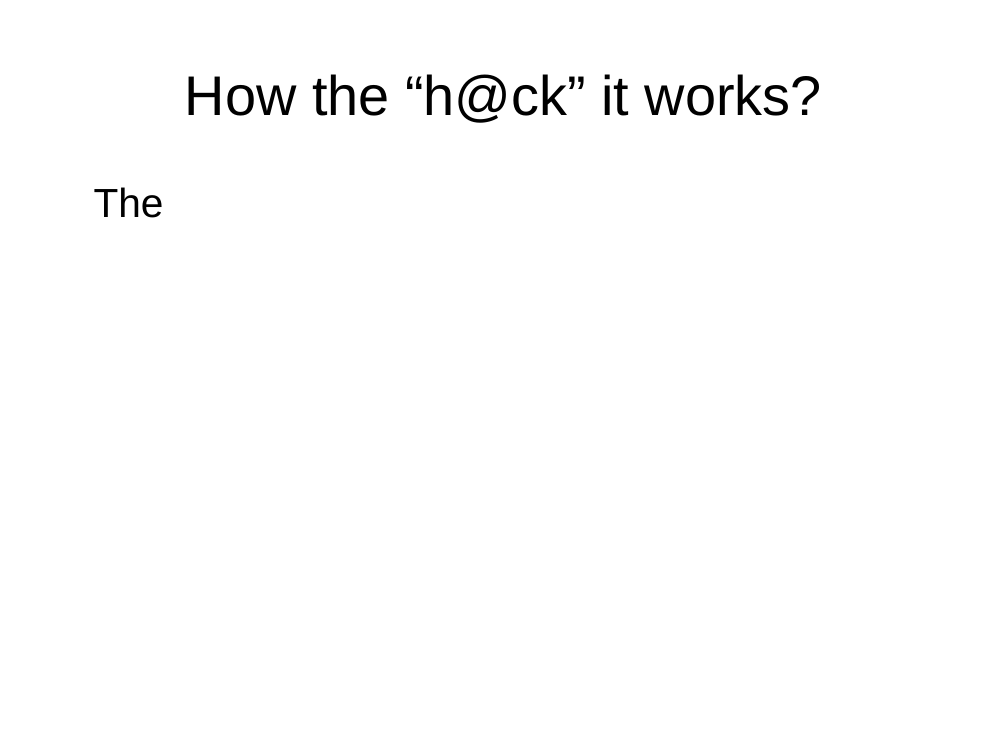
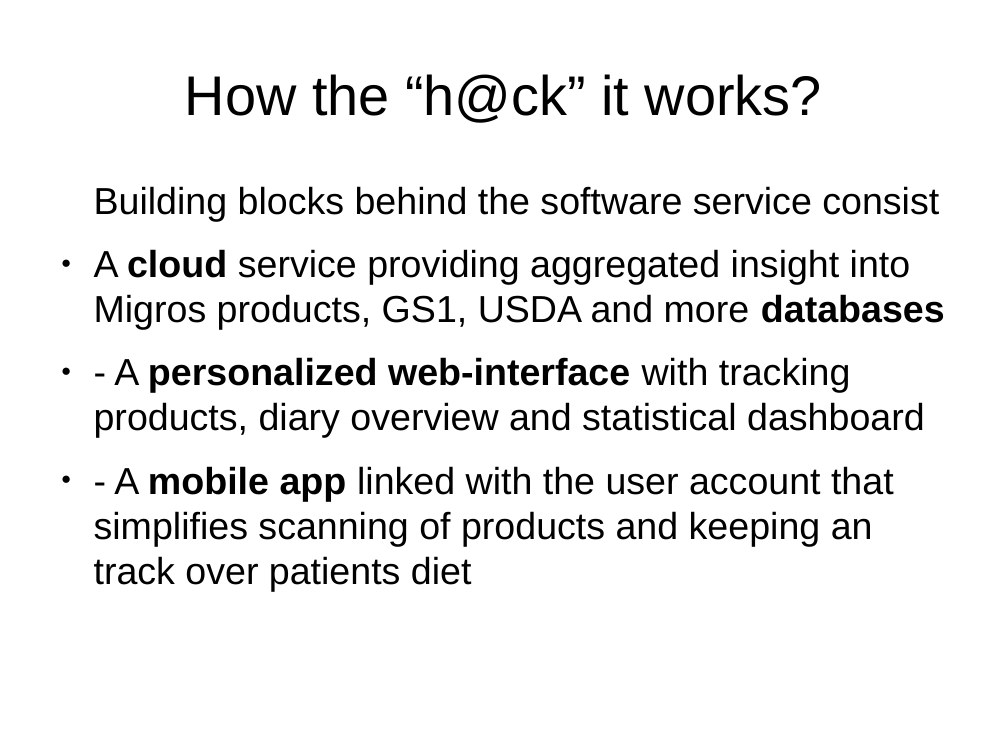
Before and after one commit to ewiger/sugarbaby, a slide deck: slide 7 of doc/slides.odp (slide 4 before the commit). Drawn at 1008x756 pixels with LibreOffice and Linux fonts; fonts in the diff are those of the drawing. Boxes give left, top, right and bottom in pixels: in the first picture for what was removed or moved away, otherwise in the second. Text is boxed around its words. In the diff, an @@ line names an element or a change of style, - is before the commit and + after.

```diff
--- a/doc/slides.odp
+++ b/doc/slides.odp
@@ text at box(94, 186, 945, 591): text changed; size 32 to 29.6 pt @@
-The
+Building blocks behind the software service consist
+● A cloud service providing aggregated insight into Migros products, GS1, USDA and more databases
+● - A personalized web-interface with tracking products, diary overview and statistical dashboard
+● - A mobile app linked with the user account that simplifies scanning of products and keeping an track over patients diet
```
Also in this commit, not shown: 1 other slide changed, 5 slides added, 2 slides removed, 5 other files.
